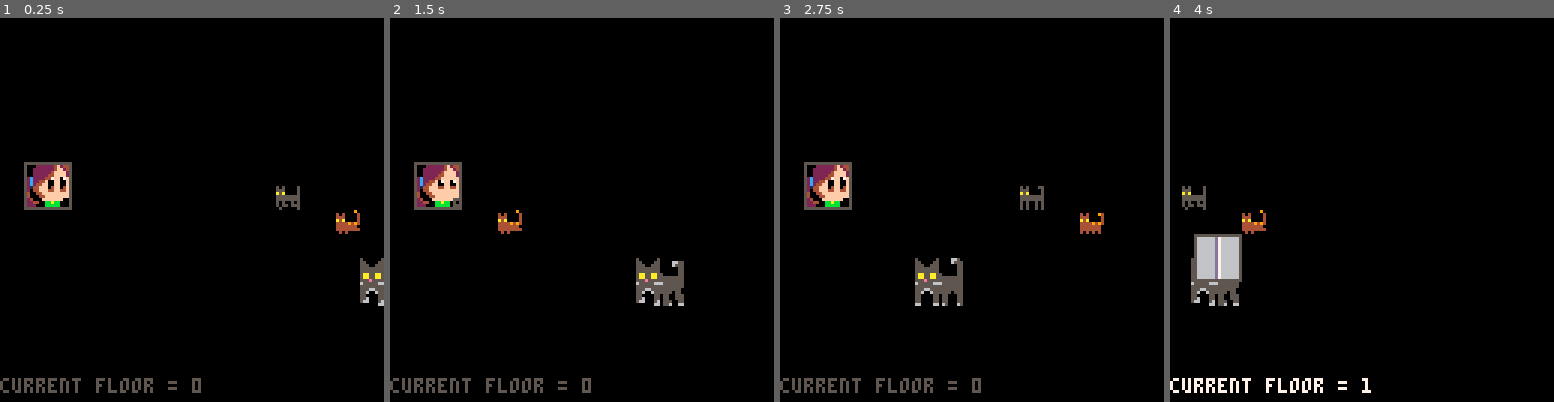
Above: before the commit, frames 1-4 (left to right).
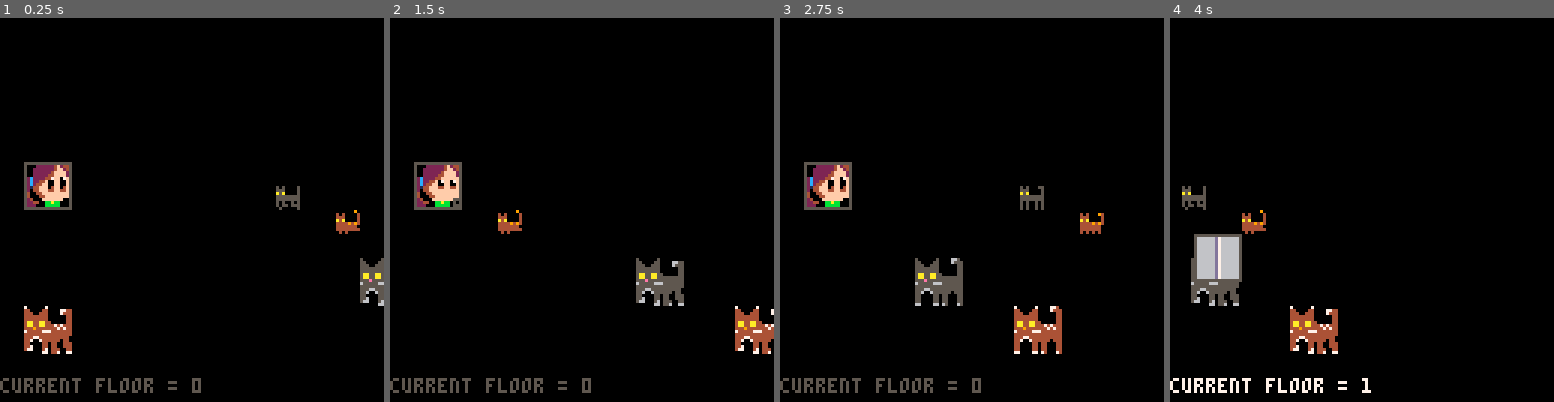
Above: after the commit, the same moments.

Repository: leonardost/cat-catcher-0
Game: PICO-8 cartridge cat_catcher_0.p8
Two runs of this game, one before a commit and one after it. Both use one fixed random seed, a clock stepped at 60 frames per second and the inputs below.
Inputs:
- Up to frame 1 (0.25 s): no input
- Up to frame 2 (1.5 s): no input
- Up to frame 3 (2.75 s): hold Right 1.6-2.1 s; hold Up 2.15-2.42 s; hold Right from 2.47 s (still down)
- Up to frame 4 (4 s): release Right at 3.03 s; hold Left 3.08-3.58 s; hold Down 3.63-3.97 s

The runs differ from the first frame. In frame 1, 1.1% of the frame differs, in the area x 6-19%, y 75-88%; in frame 2, 0.9%; in frame 3, 1.1%; in frame 4, 1.1%.

Commit message:
Work on some big cat designs

Diff:
--- a/cat_catcher_0.p8
+++ b/cat_catcher_0.p8
@@ -29,14 +29,17 @@
   cat = cat_actor(108, 56)
   cat2 = cat_actor2(128, 64)
   bigcat = bigcat_actor(128, 80)
+  bigcat2 = bigcat_actor2(16, 96)
   girl = girl_actor(8, 48 + 32 * current_floor)
   add(graphics, cat)
   add(graphics, cat2)
   add(graphics, bigcat)
+  add(graphics, bigcat2)
   add(graphics, girl)
   add(updatables, cat)
   add(updatables, cat2)
   add(updatables, bigcat)
+  add(updatables, bigcat2)
   add(updatables, girl)
 
   local girl1 = sprite(2, 2, { 20, 21, 36, 37 })
@@ -424,6 +427,31 @@
 
   return bigcat
 end
+
+function bigcat_actor2(x, y)
+  local cat1 = sprite(2, 2, { 64, 65, 80, 81 })
+  local cat2 = sprite(2, 2, { 66, 67, 82, 83 })
+  local animation = animation()
+  animation.add_frame(cat1, 8)
+  animation.add_frame(cat2, 8)
+  local walking = state(
+  	 "walking",
+  	 animation
+  )
+
+  local bigcat = actor(x, y, { walking })
+
+  bigcat.update = function()
+    bigcat.update_state()
+    bigcat.x -= 1
+    if bigcat.x < -16 then
+      bigcat.x = 128
+    end
+  end
+
+  return bigcat
+end
+
 
 -->8
 function elevator_actor(x, y)
@@ -556,22 +584,22 @@
 10100101101001019999999099999990000000000000000000000000000000000000000000000000000000000000000000000000000000000000000000000000
 10100101101601619999999099999999000000000000000000000000000000000000000000000000000000000000000000000000000000000000000000000000
 60600606060000069090909009090000000000000000000000000000000000000000000000000000000000000000000000000000000000000000000000000000
-55555555555555555555555555555555555555555555555555555555aaaaaaaa00000000a0000000000000000000000000000000000000000000000000000000
-5666666d76666665566666d00766666556666d00007666655666d000007aaaaaa0a00000a0000000000000000000000000000000000000000000000000000000
-5666666d76666665566666d00766666556666d00007666655666d000007aaaaaaaa00000a0000000000000000000000000000000000000000000000000000000
-5666666d76666665566666d00766666556666d00007666655666d000007aaaaaaaaaaa0aa0000000000000000000000000000000000000000000000000000000
-5666666d76666665566666d00766666556666d00007666655666d000007aaaaaaaaaaa0aa0000000000000000000000000000000000000000000000000000000
-5666666d76666665566666d00766666556666d00007666655666d000007aaaaaaaaaaa0aa0000000000000000000000000000000000000000000000000000000
-5666666d76666665566666d00766666556666d00007666655666d000007aaaaaaaaaaa0aa0050000000000000000000000000000000000000000000000000000
-5666666d76666665566666d00766666556666d00007666655666d000007aaaaaaaaaaaaa00500000000000000000000000000000000000000000000000000000
-5666666d76666665566666d00766666556666d000076666556666d00007666650005550000500000000000000000000000000000000000000000000000000000
-5666666d76666665566666d00766666556666d000076666556666d0000766665000a5a5555500000000000000000000000000000000000000000000000000000
-5666666d76666665566666d00766666556666d000076666556666d00007666650005555555500000000000000000000000000000000000000000000000000000
-5666666d76666665566666d00766666556666d000076666556666d00007666650005555555500000000000000000000000000000000000000000000000000000
-5666666d76666665566666d00766666556666d000076666556666d00007666650005050050500000000000000000000000000000000000000000000000000000
-5666666d76666665566666d00766666556666d000076666556666d00007666650005050050500000000000000000000000000000000000000000000000000000
-5666666d76666665566666d00766666556666d000076666556666d00007666650000000000000000000000000000000000000000000000000000000000000000
-55555555555555555555555555555555555555555555555555555555555555550000000000000000000000000000000000000000000000000000000000000000
+70000007000077407000000700000000d000000d0000dd10d000000d0000000000000000a0000000000000000000000000000000000000000000000000000000
+44000044000074444400004400007744110000110000d111110000110000dd11a0a00000a0000000000000000000000000000000000000000000000000000000
+444004440000004444400444000074441110011100000011111001110000d111aaa00000a0000000000000000000000000000000000000000000000000000000
+4444444400000044444444440000004411111111000000111111111100000011aaaaaa0aa0000000000000000000000000000000000000000000000000000000
+4444444400000044444444440000004411111111000000111111111100000011aaaaaa0aa0000000000000000000000000000000000000000000000000000000
+4aa44aa4400000444aa44aa44000004417711771100000111771177110000011aaaaaa0aa0000000000000000000000000000000000000000000000000000000
+4aa44aa4447474444aa44aa4447474441771177111d1d1111771177111d1d111aaaaaa0aa0050000000000000000000000000000000000000000000000000000
+4449444444474744444944444447474411161111111d1d1111161111111d1d11aaaaaaaa00500000000000000000000000000000000000000000000000000000
+74444477744444447444447774444444d11111ddd1111111d11111ddd11111110005550000500000000000000000000000000000000000000000000000000000
+4444444444444444444444444444444411111111111111111111111111111111000a5a5555500000000000000000000000000000000000000000000000000000
+44477444444444444447744444444440111dd11111111111111dd111111111100005555555500000000000000000000000000000000000000000000000000000
+4470074444440444447007444444044011d00d111111011111d00d11111101100005555555500000000000000000000000000000000000000000000000000000
+44000044044000444400004404400444110000110110001111000011011001110005050050500000000000000000000000000000000000000000000000000000
+44000044044000444470004404400444110000110110001111d00011011001110005050050500000000000000000000000000000000000000000000000000000
+4400004404400044477000470444004411000011011000111dd0001d011100110000000000000000000000000000000000000000000000000000000000000000
+77000077074000740000007704470077110000110d1000d1000000dd011d00dd0000000000000000000000000000000000000000000000000000000000000000
 55555550000000050000000000000000000000000000000000000000000000000000000000000000000000000000000000000000000000000000000000000000
 56000065000000050000000000000000000000000000000000000000000000000000000000000000000000000000000000000000000000000000000000000000
 50600605000000050000000000000000000000000000000000000000000000000000000000000000000000000000000000000000000000000000000000000000
@@ -589,7 +617,7 @@
 50000000560000650000000000000000000000000000000000000000000000000000000000000000000000000000000000000000000000000000000000000000
 50000000055555550000000000000000000000000000000000000000000000000000000000000000000000000000000000000000000000000000000000000000
 __map__
-0000000000000000000000000000000000000000000000000000000000000000000000000000000000000000000000000000000000000000000000000000000000000000000000000000000000000000000000000000000000000000000000000000000000000000000000000000000000000000000000000000000000000000
+0000000000000000000000300000000000000000000000000000000000000000000000000000000000000000000000000000000000000000000000000000000000000000000000000000000000000000000000000000000000000000000000000000000000000000000000000000000000000000000000000000000000000000
 0000000000000000000000000000000000000000000000000000000000000000000000000000000000000000000000000000000000000000000000000000000000000000000000000000000000000000000000000000000000000000000000000000000000000000000000000000000000000000000000000000000000000000
 0000000000000000000000000000000000000000000000000000000000000000000000000000000000000000000000000000000000000000000000000000000000000000000000000000000000000000000000000000000000000000000000000000000000000000000000000000000000000000000000000000000000000000
 0606060606060606060606060606060600000000000000000000000000000000000000000000000000000000000000000000000000000000000000000000000000000000000000000000000000000000000000000000000000000000000000000000000000000000000000000000000000000000000000000000000000000000
